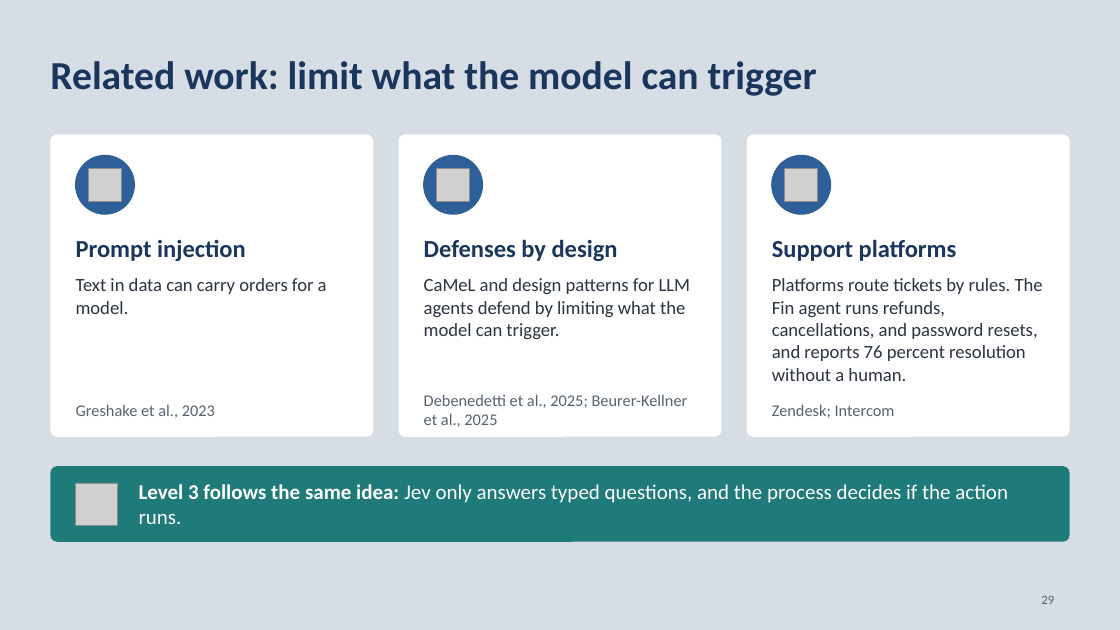
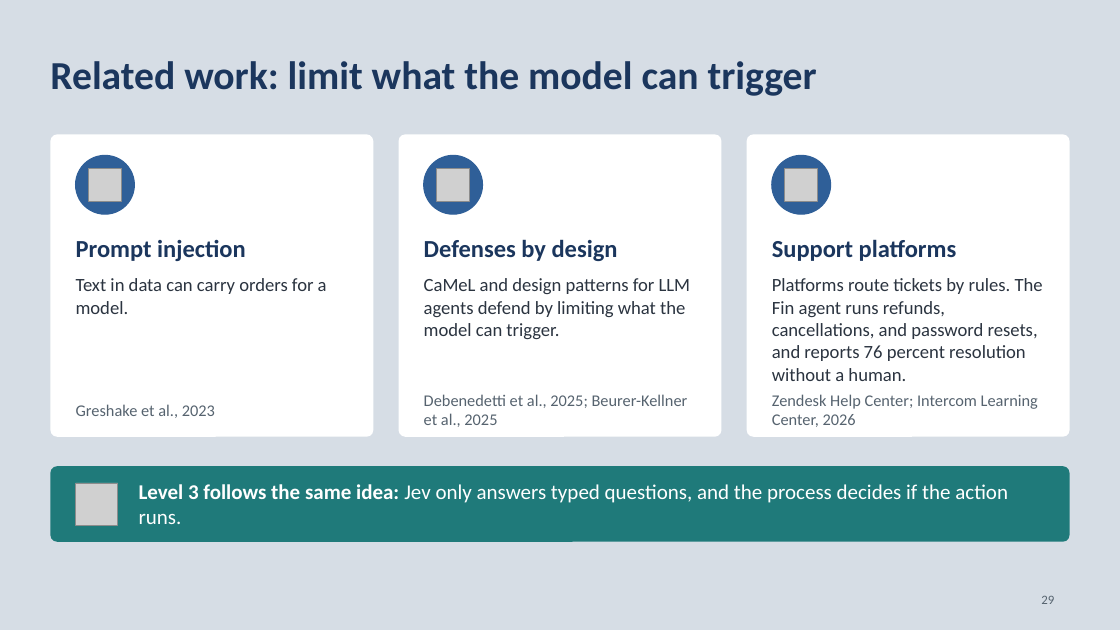
Before and after one commit to neilonthesky/english-presentation, a slide deck: slide 29 of slides/deck.pptx. Drawn at 1120x630 pixels with LibreOffice and Linux fonts; fonts in the diff are those of the drawing; grey boxes stand for pictures. Boxes give left, top, right and bottom in pixels: in the first picture for what was removed or moved away, otherwise in the second. Text is boxed around its words. In the diff, an @@ line names an element or a change of style, - is before the commit and + after.

```diff
--- a/slides/deck.pptx
+++ b/slides/deck.pptx
@@ text at bbox=[772, 394, 1038, 427]: text changed @@
-Zendesk; Intercom
+Zendesk Help Center; Intercom Learning Center, 2026
```
Also in this commit, not shown: 10 other slides changed, 1 slide added, 8 other files.
